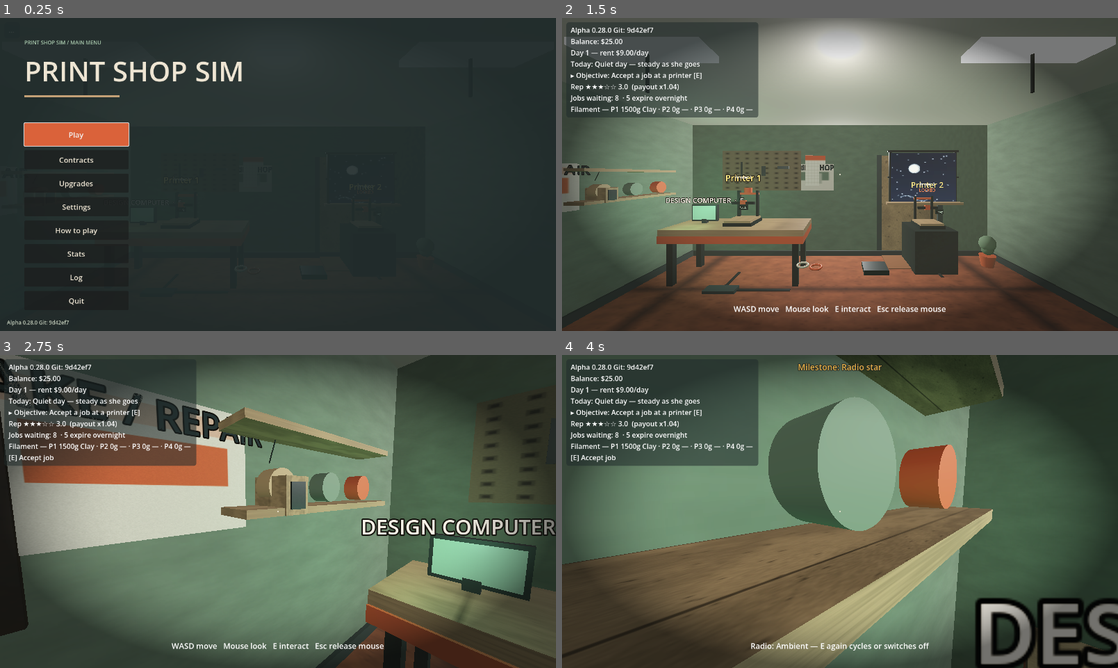
Above: before the commit, frames 1-4 (two rows, left to right).
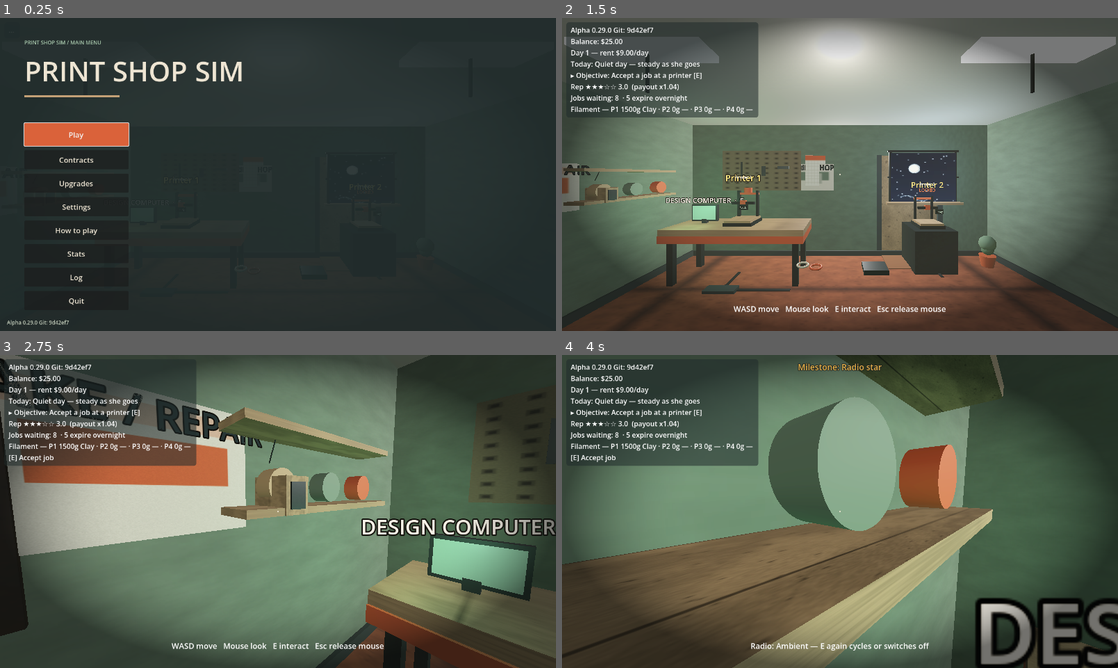
Above: after the commit, the same moments.

Repository: jiracipika/printshop-sim
Game: Godot game, scene res://scenes/Main.tscn
The game is run twice, just before and just after one commit, with the same random seed, the same clock (stepped at 60 frames per second) and the same inputs.
Inputs (mouse positions are in pixels of both pictures, inside the frame that each line leads up to):
- Up to frame 1 (0.25 s): no input
- Up to frame 2 (1.5 s): click "Play" at 0.5 s; tap Enter (ui_accept) at 1.25 s; move the mouse to (962, 158) at 1.27 s; hold D (move_right) from 1.28 s (still down); tap E (interact) at 1.35 s; click (962, 158) at 1.42 s
- Up to frame 3 (2.75 s): tap Enter (ui_accept) at 1.52, 2, 2.27 s; move the mouse to (250, 511) at 2.02 s; release D (move_right) at 2.03 s; hold W (move_forward) from 2.03 s (still down); tap E (interact) at 2.1 s; click (250, 511) at 2.17 s
- Up to frame 4 (4 s): keep holding W (move_forward); move the mouse to (851, 505) at 2.77 s; tap 1 at 2.85 s; click (851, 505) at 2.92 s; tap E (interact) at 3.05, 3.8 s; tap Enter (ui_accept) at 3.5, 3.77 s; move the mouse to (834, 517) at 3.52 s; tap 2 at 3.6 s; click (834, 517) at 3.67 s

The runs differ from the first frame. In frame 1, less than 0.1% of the frame differs, in the area x 5-6%, y 97-98%; in frame 2, 4.7%, in the area x 7-88%, y 3-80%; in frame 3, less than 0.1%; in frame 4, less than 0.1%.

Commit message:
feat: atmosphere & onboarding — cold-snap snowfall, moonlight, input docs (v0.29.0)
Cold-snap weeks snow outside the glass (12 swaying flakes, sill wrap,
quality-gated like the rain); a cool moonlight OmniLight spills through
the window at night (energy follows the nightness curve, no shadows);
How-to-play documents mouse+keyboard, touch and gamepad controls.

Tests: 15 new checks in v029_test; all 42 suites + playtest bot + pytest
green.

Diff:
--- a/scripts/Main.gd
+++ b/scripts/Main.gd
@@ -168,6 +168,11 @@
 var _night_mat: StandardMaterial3D
 var _clouds: Array[MeshInstance3D] = []
 var _cloud_speeds: Array[float] = []
+## Outside weather (v0.29.0): snowflakes drift past the glass on cold-snap
+## weeks; a cool moonlight spills through the window at night.
+var _snow: Node3D
+var _snow_phases: Array[float] = []
+var _moonlight: OmniLight3D
 ## Clock-driven cloud opacity; _animate_clouds applies the edge fade on top.
 var _cloud_base_alpha := 0.3
 var _current_sky_month := -1
@@ -946,6 +951,8 @@
 		_rain.visible = fx and id == "humid"
 	if _frost != null:
 		_frost.visible = fx and id == "cold_snap"
+	if _snow != null:
+		_snow.visible = fx and id == "cold_snap"
 
 func _refresh_crate_label() -> void:
 	if _crate_label != null:
@@ -984,6 +991,8 @@
 	if _night_mat != null:
 		_night_mat.albedo_color.a = nightness
 	_cloud_base_alpha = 0.3 - 0.12 * nightness
+	if _moonlight != null:
+		_moonlight.light_energy = 0.55 * nightness
 
 ## Per-printer display name + lock tag follow the unlock upgrades, and the
 ## farm door opens once any farm kit is owned.
@@ -1114,6 +1123,40 @@
 		add_child(cloud)
 		_clouds.append(cloud)
 		_cloud_speeds.append(0.02 + 0.013 * i)
+
+	# Snow (v0.29.0): small white flakes sliding down the glass on cold-snap
+	# weeks — window-local like the rain, slower, with a sideways sway.
+	var snow := Node3D.new()
+	snow.name = "Snowfall"
+	snow.visible = false
+	add_child(snow)
+	_snow = snow
+	var flake_mat := StandardMaterial3D.new()
+	flake_mat.shading_mode = BaseMaterial3D.SHADING_MODE_UNSHADED
+	flake_mat.transparency = BaseMaterial3D.TRANSPARENCY_ALPHA
+	flake_mat.albedo_color = Color(1, 1, 1, 0.85)
+	for i in range(12):
+		var flake := MeshInstance3D.new()
+		var fb := BoxMesh.new()
+		fb.size = Vector3(0.022, 0.022, 0.004)
+		flake.mesh = fb
+		flake.material_override = flake_mat
+		flake.position = Vector3(
+			1.25 + 0.13 * float(i % 10), 1.35 + 0.09 * float((i * 5) % 10),
+			-ROOM_D / 2.0 + 0.16)
+		snow.add_child(flake)
+		_snow_phases.append(float(i) * 0.7)
+
+	# Moonlight (v0.29.0): a cool spill through the window at night. No
+	# shadows — the cheapest possible atmosphere.
+	var moon := OmniLight3D.new()
+	moon.position = Vector3(1.9, 1.8, -ROOM_D / 2.0 + 0.7)
+	moon.light_color = Color("#A9C3E8")
+	moon.omni_range = 4.5
+	moon.light_energy = 0.0
+	moon.shadow_enabled = false
+	add_child(moon)
+	_moonlight = moon
 
 	# Rain streaks (v0.17.0): thin unshaded quads sliding down the glass on
 	# humid weeks — window-only, no room-wide particles. Hidden by default.
@@ -2400,9 +2443,25 @@
 	day_cycle.tick(delta)
 	_apply_daylight()
 	_animate_rain(delta)
+	_animate_snow(delta)
 	_animate_clouds(delta)
 	_update_print_visuals(delta)
 	_update_hud()
+
+## Snow (v0.29.0): flakes fall slower than rain and sway sideways; the
+## whole node is hidden outside cold snaps.
+func _animate_snow(delta: float) -> void:
+	if _snow == null or not _snow.visible:
+		return
+	var kids := _snow.get_children()
+	for i in range(kids.size()):
+		var flake := kids[i] as Node3D
+		_snow_phases[i] += delta * 1.6
+		flake.position.y -= 0.11 * delta
+		flake.position.x += sin(_snow_phases[i]) * 0.02 * delta
+		if flake.position.y < 1.28:
+			flake.position.y = 2.32
+			flake.position.x = 1.25 + 0.13 * float(i % 10)
 
 ## Drift the cloud wisps sideways across the glass and wrap them (v0.25.0).
 ## The wrap teleports from the left edge back to the right, so the clouds
--- a/scripts/MainMenu.gd
+++ b/scripts/MainMenu.gd
@@ -724,6 +724,10 @@
 		+ "4.  When the print finishes, E collects the part.\n" \
 		+ "5.  Carry it to the PACKING table and press E to deliver. Grade A pays best; F pays nothing.\n" \
 		+ "×2/×3 orders: the payout is per copy — pack each part, then E at the printer prints the next.\n" \
+		+ "\nINPUTS\n" \
+		+ "Mouse + keyboard: WASD move, mouse look, E interact, Esc menu, F2 photo mode.\n" \
+		+ "Touch: left stick to move, right side to look, on-screen interact/pause.\n" \
+		+ "Gamepad: stick/d-pad move, right stick look, A interact, START menu, Y photo.\n" \
 		+ "\nWATCH THE CLOCK\n" \
 		+ "Days pass (~90 s each). Rent is due every morning — unpaid rent becomes debt.\n" \
 		+ "Deliver late and the client pays half. Two days too late, the job is cancelled.\n" \
--- a/scripts/Version.gd
+++ b/scripts/Version.gd
@@ -2,7 +2,7 @@
 
 # Autoload: build/version identification so we always know what's deployed.
 
-const VERSION := "0.28.0"
+const VERSION := "0.29.0"
 const GIT_SHA := "9d42ef7"  # stamped by tools/build_web.sh at export time
 
 func label() -> String:
--- /dev/null
+++ b/tests/v029_test.gd
@@ -0,0 +1,101 @@
+extends SceneTree
+
+## v0.29.0 — atmosphere & onboarding: snowfall outside cold-snap windows,
+## moonlight spilling through the glass at night, and a How-to-play input
+## section covering all three input methods. Run:
+## timeout 180 godot --headless --path . -s tests/v029_test.gd
+
+var checks := 0
+var failures := 0
+
+
+func _ok(cond: bool, label: String) -> void:
+	checks += 1
+	if cond:
+		print("ok %d: %s" % [checks, label])
+	else:
+		failures += 1
+		printerr("FAIL %d: %s" % [checks, label])
+
+
+func _init() -> void:
+	root.ready.connect(_run)
+
+
+func _run() -> void:
+	BrowserSave.clear()
+	var packed: PackedScene = load("res://scenes/Main.tscn")
+	var main = packed.instantiate()
+	root.add_child(main)
+	await physics_frame
+	await physics_frame
+	main.main_menu.close_menu()
+	main.paused = false
+	main.captured = true
+
+	# Snow: hidden everywhere except cold-snap weeks.
+	_ok(main._snow != null and main._snow.get_child_count() == 12,
+		"12 snowflakes built")
+	_ok(not main._snow.visible, "calm weeks have no snow")
+	main.season = Events._season_by_id("cold_snap")
+	main._apply_season_visuals()
+	_ok(main._snow.visible and not main._rain.visible,
+		"cold snap shows snow, not rain")
+	# Flakes fall, sway, and wrap inside the pane.
+	var y0: float = (main._snow.get_child(2) as Node3D).position.y
+	for i in range(120):
+		main._animate_snow(0.016)
+	var flake := main._snow.get_child(2) as Node3D
+	_ok(flake.position.y < y0 or flake.position.y > 2.0,
+		"snow falls (and wraps at the sill)")
+	var bounded := true
+	for i in range(main._snow.get_child_count()):
+		var f2 := main._snow.get_child(i) as Node3D
+		if f2.position.y < 1.27 or f2.position.y > 2.34:
+			bounded = false
+		if f2.position.x < 1.1 or f2.position.x > 2.7:
+			bounded = false
+	_ok(bounded and main._snow.get_child_count() == 12,
+		"snow stays bounded, node never grows")
+	# Quality gate + back to calm.
+	main.settings["quality_preset"] = "Low"
+	main._apply_quality()
+	_ok(not main._snow.visible, "quality off hides the snow")
+	main.settings["quality_preset"] = "Standard"
+	main._apply_quality()
+	_set_cold(main)
+	_ok(main._snow.visible, "quality on brings the snow back")
+	main.season = Events._season_by_id("calm")
+	main._apply_season_visuals()
+	_ok(not main._snow.visible, "calm hides it again")
+
+	# Moonlight: dark at noon, cool spill at midnight, gated by the clock.
+	_ok(main._moonlight != null and main._moonlight.light_color == Color("#A9C3E8"),
+		"moonlight exists and is cool blue")
+	main.day_cycle.t = 0.5
+	main._apply_daylight()
+	_ok(main._moonlight.light_energy < 0.01, "noon: no moonlight")
+	main.day_cycle.t = 0.0
+	main._apply_daylight()
+	_ok(main._moonlight.light_energy > 0.5, "midnight: moonlight spills")
+	_ok(not main._moonlight.shadow_enabled, "moonlight casts no shadows (cheap)")
+
+	# How-to-play documents all three input methods.
+	var howto: String = main.main_menu._howto_panel.get_node(
+		"Sheet/SheetBox/Body").text
+	_ok(howto.contains("WASD"), "how-to covers mouse + keyboard")
+	_ok(howto.contains("Touch"), "how-to covers touch")
+	_ok(howto.contains("Gamepad") and howto.contains("START"),
+		"how-to covers gamepad")
+
+	main.queue_free()
+	await physics_frame
+	BrowserSave.clear()
+	print("---")
+	print("checks=%d failures=%d" % [checks, failures])
+	quit(1 if failures > 0 else 0)
+
+
+func _set_cold(main) -> void:
+	main.season = Events._season_by_id("cold_snap")
+	main._apply_season_visuals()
Not shown, changed: docs/HANDOFF.md
Not shown, changed: docs/ROADMAP.md
